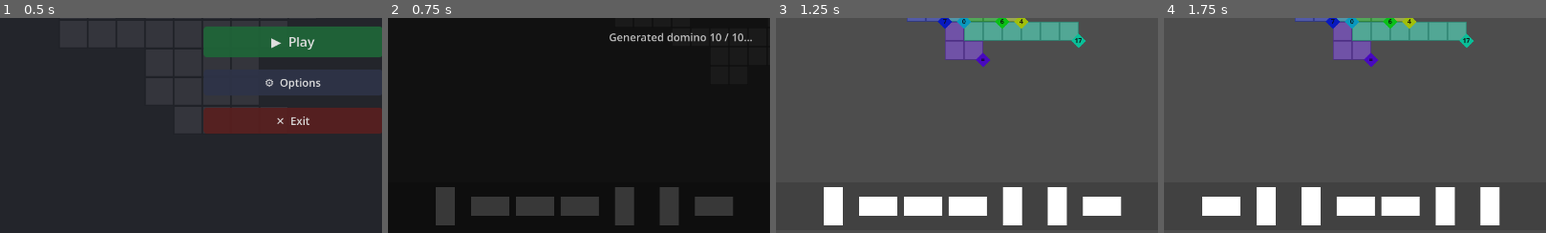
Above: before the commit, frames 1-4 (left to right).
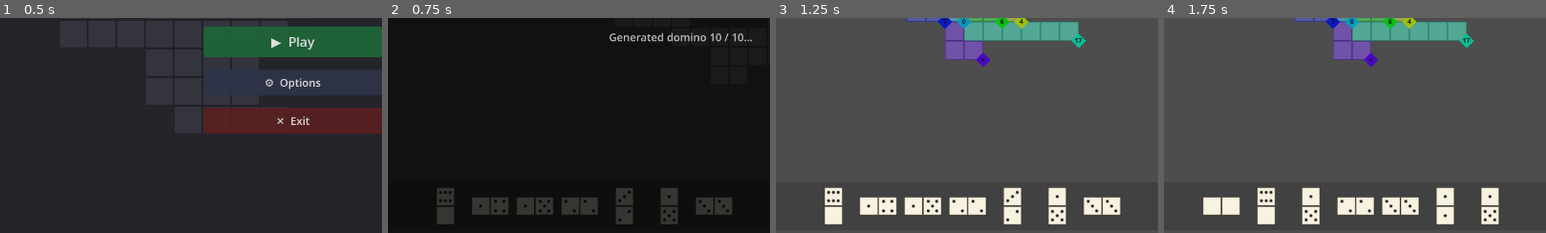
Above: after the commit, the same moments.

Repository: Javen-W/Ritz
Game: Godot game, scene res://main_menu.tscn
The game is run twice, just before and just after one commit, with the same random seed, the same clock (stepped at 60 frames per second) and the same inputs.
Inputs:
- Up to frame 1 (0.5 s): no input
- Up to frame 2 (0.75 s): click "▶ Play" at 0.5 s
- Up to frame 3 (1.25 s): no input
- Up to frame 4 (1.75 s): click "⇄ Shuffle" at 1.25 s
The pictures show only the part of the screen within x 12-62%, y 50-100%; the shares and areas given below are measured in that part.

Frame 1 is identical in both runs. In frame 2, 1.5% of the frame differs, in the area x 12-91%, y 78-97%; in frame 3, 6.3%; in frame 4, 6.3%.

Commit message:
fix shader fragment() bug

Diff:
--- a/domino.gdshader
+++ b/domino.gdshader
@@ -107,26 +107,27 @@
 	float shape = 1.0 - smoothstep(-aa, aa, d);
 	if (shape < 0.001) {
 		COLOR = vec4(0.0);
-		return;
 	}
+	else
+	{
+		// Background colour (highlighted = golden)
+		vec4 bg = highlighted ? BG_HIGHLIGHT_COLOR : BG_COLOR;
 
-	// Background colour (highlighted = golden)
-	vec4 bg = highlighted ? BG_HIGHLIGHT_COLOR : BG_COLOR;
+		// Inset the bg region to leave a thin border
+		float inner_mask = 1.0 - smoothstep(-aa, aa, d + BORDER_THICKNESS);
+		vec4 col = mix(BORDER_COLOR, bg, inner_mask);
 
-	// Inset the bg region to leave a thin border
-	float inner_mask = 1.0 - smoothstep(-aa, aa, d + BORDER_THICKNESS);
-	vec4 col = mix(BORDER_COLOR, bg, inner_mask);
+		// Centre divider line
+		float div_d  = abs(p.x) - DIVIDER_HALF_WIDTH;
+		float div_aa = max(fwidth(div_d), 0.001);
+		float div    = 1.0 - smoothstep(-div_aa, div_aa, div_d);
+		col = mix(col, DIVIDER_COLOR, div * inner_mask);
 
-	// Centre divider line
-	float div_d  = abs(p.x) - DIVIDER_HALF_WIDTH;
-	float div_aa = max(fwidth(div_d), 0.001);
-	float div    = 1.0 - smoothstep(-div_aa, div_aa, div_d);
-	col = mix(col, DIVIDER_COLOR, div * inner_mask);
+		// Pips
+		float dots = max(draw_pips(uv, dots1_value, 0), draw_pips(uv, dots2_value, 1));
+		col = mix(col, DOT_COLOR, dots * inner_mask);
 
-	// Pips
-	float dots = max(draw_pips(uv, dots1_value, 0), draw_pips(uv, dots2_value, 1));
-	col = mix(col, DOT_COLOR, dots * inner_mask);
-
-	// Final colour with shape alpha for smooth outer edge
-	COLOR = vec4(col.rgb, shape);
+		// Final colour with shape alpha for smooth outer edge
+		COLOR = vec4(col.rgb, shape);
+	}
 }
